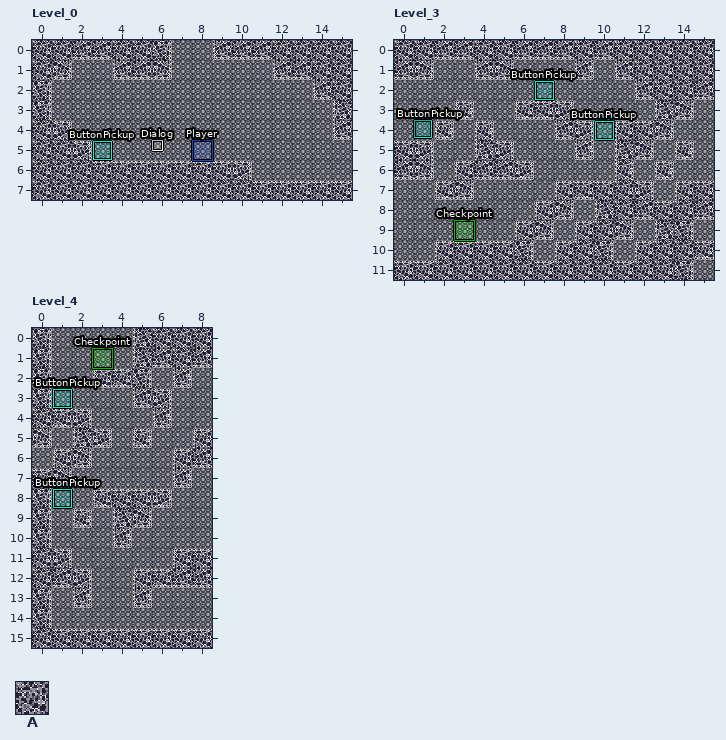
LDtk project: src/assets/levels/PlaydateProjectTest.ldtk. Above, as it was before the edit.
Cells are 32x32 px. Shown: Level_0 x 0..15, y 0..7; Level_3 x 0..15, y 0..11; Level_4 x 0..8, y 0..15.
Key: from "Level": A 1.
_ is an empty cell.
Objects are placed by their top-left corner, in cells (3,4 is the top-left corner of cell 3,4); size is 1x1 cell unless given.
Layers that did not change in this view are not listed.
Objects on layer "Entities" before, Level_0:
"Player" rectangle at 8,5
"ButtonPickup" rectangle at 3.1,5.1 size 0.9x0.9
"Dialog" rectangle at 6,5 size 0.5x0.5
Layer "Level" before, Level_3, first column x 0:
 0 AAAAAAAAAAAAAAAA
 1 AA__AA___A_AAAAA
 2 ____________AAAA
 3 ___A__AAA____AA_
 4 __A_A___AA_AAA__
 5 AA__AA___A_AA_A_
 6 AA_AAAA____A_A__
 7 __AA____AAAAA_AA
 8 _______AA_AAAAAA
 9 ______AA_AAA_AA_
10 __AAAAA_AAA_AAAA
11 AAAAAAAAAAAAAAA_
Objects on layer "Entities" before, Level_3:
"ButtonPickup" rectangle at 7.1,2.1 size 0.9x0.9
"ButtonPickup" rectangle at 10.1,4.1 size 0.9x0.9
"Checkpoint" rectangle at 3,9
"ButtonPickup" rectangle at 1,4 size 0.9x0.9
Layer "Level" before, Level_4, first column x 0:
 0 A____AAAA
 1 A____AAAA
 2 A__AAA_A_
 3 A____AA__
 4 AAA___A__
 5 A_AA_A__A
 6 _AA____AA
 7 AA_____A_
 8 A__AAAA__
 9 A_A_AA___
10 A___A____
11 AA_____AA
12 AAA__AAAA
13 A_A__A___
14 A________
15 AAAAAAAAA
The same view after the edit:
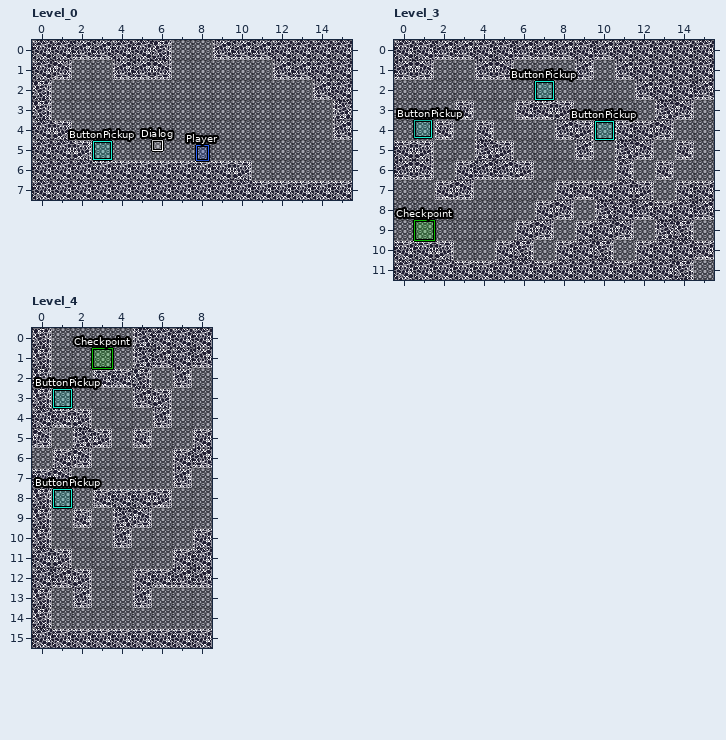
Changes in this commit:
Layer "Entities", Level_0:
Object "Player" rectangle at 8,5 becomes "Player" rectangle at 8.2,5.2 size 0.6x0.8.
Layer "Level", Level_3:
The edit adds tile A in row 10 at x 0 to 1.
The edit erases tile A in row 10 at x 3 to 4.
Layer "Entities", Level_3:
Object "Checkpoint" rectangle at 3,9 becomes "Checkpoint" rectangle at 1,9.
Layer "Level", Level_4:
The edit adds tile A in row 10 at x 8.
